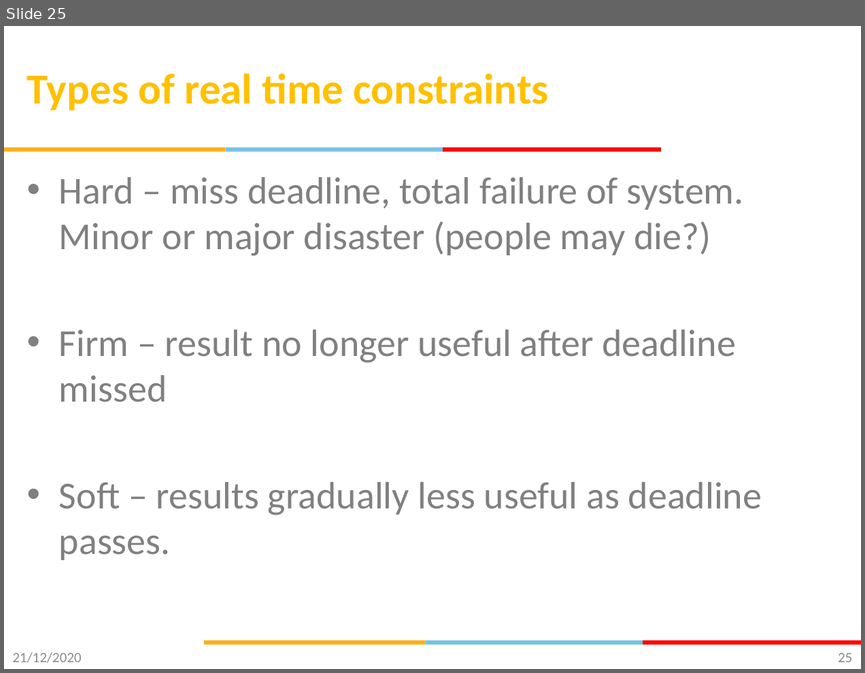
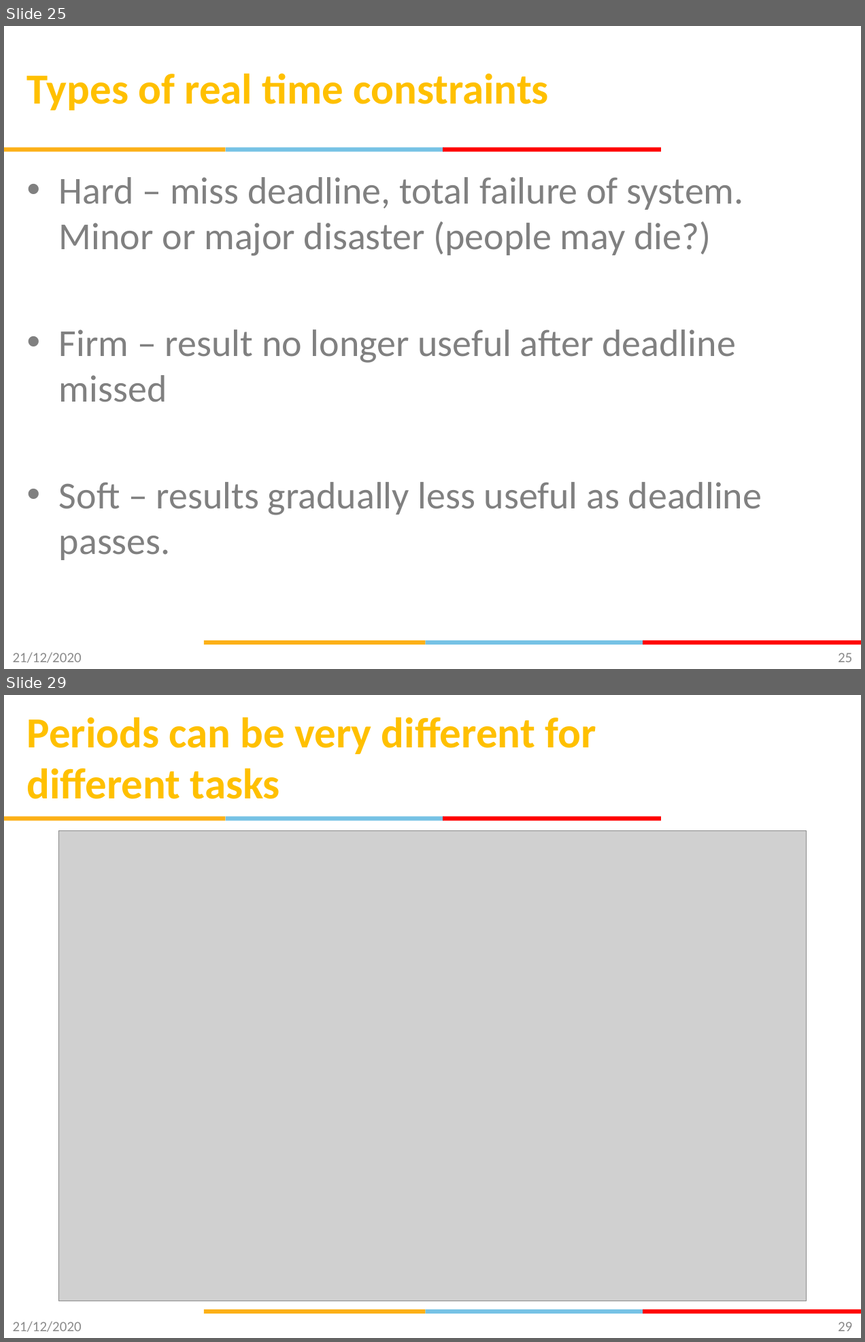
Before and after one commit to gsaurabhr-teaching/csg523-material, a slide deck: labs/Lec-20-22-rtos-scheduling.pptx. Shown one above the other, each under a label of ours: slide 25 before the commit, slides 25 and 29 after it; the slides between them are not shown. The pictures are 865x673 and 865x1342 pixels, drawn with LibreOffice and Linux fonts; fonts in the diff are those of the drawing; grey boxes stand for pictures; background and template pictures are left out. Boxes give left, top, right and bottom in pixels: in the first picture for what was removed or moved away, otherwise in the second. Text is boxed around its words. In the diff, an @@ line names an element or a change of style, - is before the commit and + after.

```diff
--- a/labs/Lec-20-22-rtos-scheduling.pptx
+++ b/labs/Lec-20-22-rtos-scheduling.pptx
@@ slide 29 added at (4, 695, 861, 1338), background #FFFFFF; not listed: 6 template elements that a slide beside it also shows @@
@@ title added at (27, 717, 596, 799), 36 pt, text #FFC000, bold @@
+Periods can be very different for different tasks
@@ picture added at (59, 830, 806, 1300) @@
@@ text added at (13, 1321, 82, 1331), 12 pt, text #8C8C8C @@
+21/12/2020
@@ page number added at (838, 1321, 852, 1331), 12 pt, text #898989 @@
+29
```
Also in this commit, not shown: 2 slides changed, 4 other slides added.
